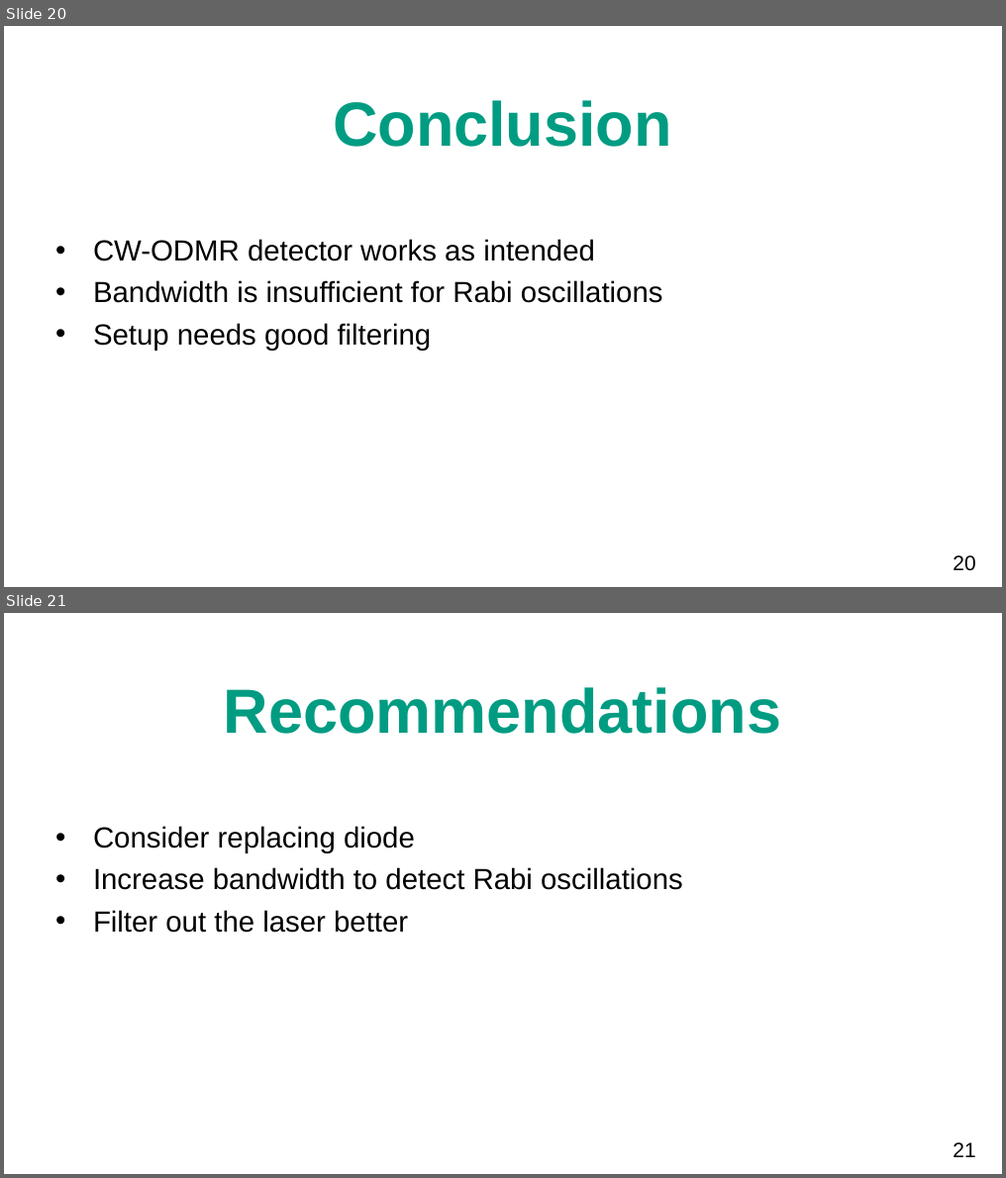
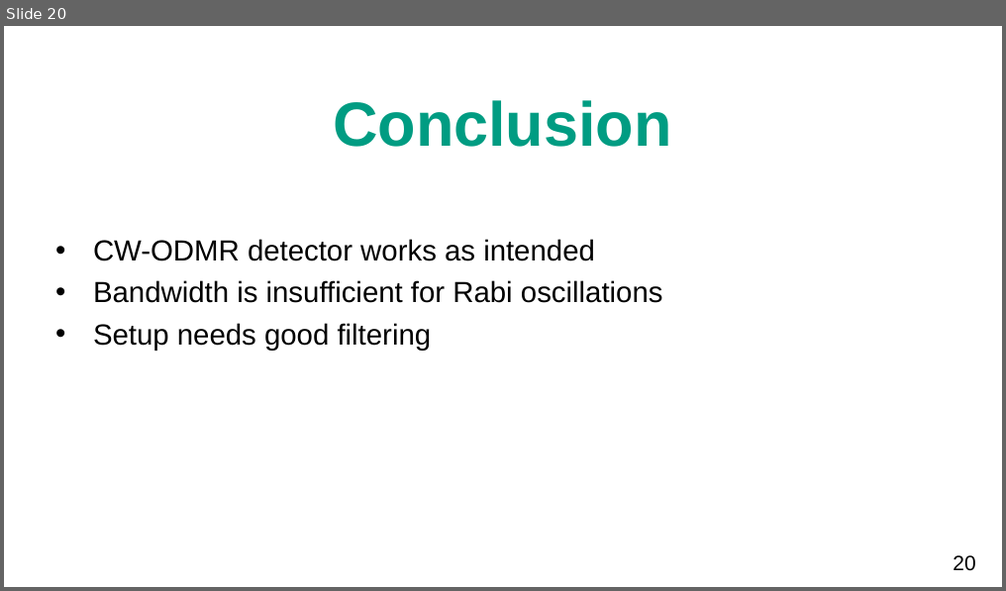
Before and after one commit to Jab4o3/reports_a_nano, a slide deck: Presentations/4Colloquium.pptx. Shown one above the other, each under a label of ours: slides 20 and 21 before the commit, slide 20 after it. The pictures are 1006x1178 and 1006x591 pixels, drawn with LibreOffice and Linux fonts; fonts in the diff are those of the drawing; background and template pictures are left out. Boxes give left, top, right and bottom in pixels: in the first picture for what was removed or moved away, otherwise in the second. Text is boxed around its words. In the diff, an @@ line names an element or a change of style, - is before the commit and + after.

```diff
--- a/Presentations/4Colloquium.pptx
+++ b/Presentations/4Colloquium.pptx
@@ slide 21 removed at (x1=4, y1=613, x2=1002, y2=1174), background #FFFFFF; not listed: 3 template elements that a slide beside it also shows @@
@@ title removed at (x1=224, y1=687, x2=781, y2=734) @@
-Recommendations
@@ text removed at (x1=93, y1=826, x2=683, y2=933) @@
-• Consider replacing diode
-• Increase bandwidth to detect Rabi oscillations
-• Filter out the laser better
```
Also in this commit, not shown: 10 slides changed, 25 other files.
